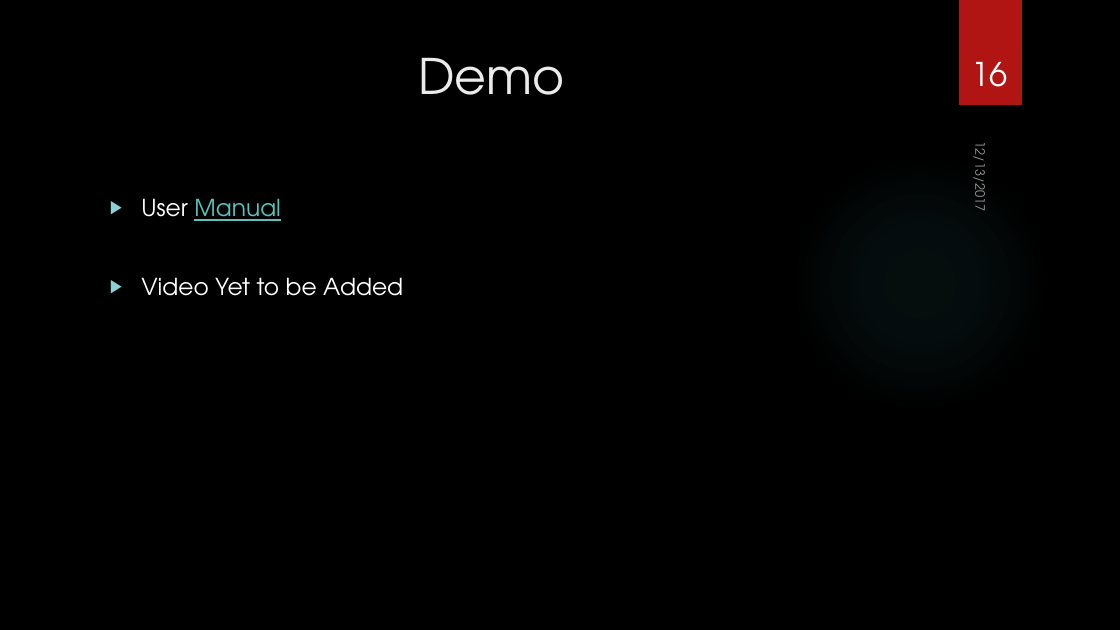
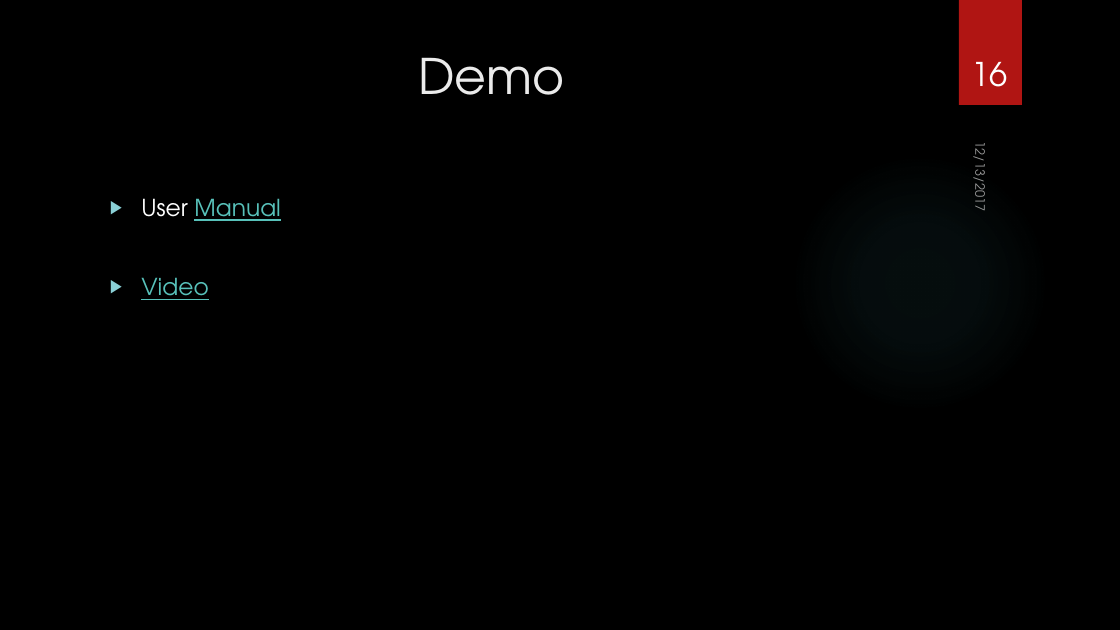
Before and after one commit to kcshettar/cg2f2017, a slide deck: slide 16 of Project/Final Presentation/Shoot The Object - Presentation.pptx. Drawn at 1120x630 pixels with LibreOffice and Linux fonts; fonts in the diff are those of the drawing; background and template pictures are left out. Boxes give left, top, right and bottom in pixels: in the first picture for what was removed or moved away, otherwise in the second. Text is boxed around its words. In the diff, an @@ line names an element or a change of style, - is before the commit and + after.

```diff
--- a/Project/Final Presentation/Shoot The Object - Presentation.pptx
+++ b/Project/Final Presentation/Shoot The Object - Presentation.pptx
@@ text at (x1=141, y1=277, x2=209, y2=300): text changed; text colour #FFFFFF to #58C1BA @@
-▶ Video Yet to be Added
+▶ Video
```
Also in this commit, not shown: 5 other files.
